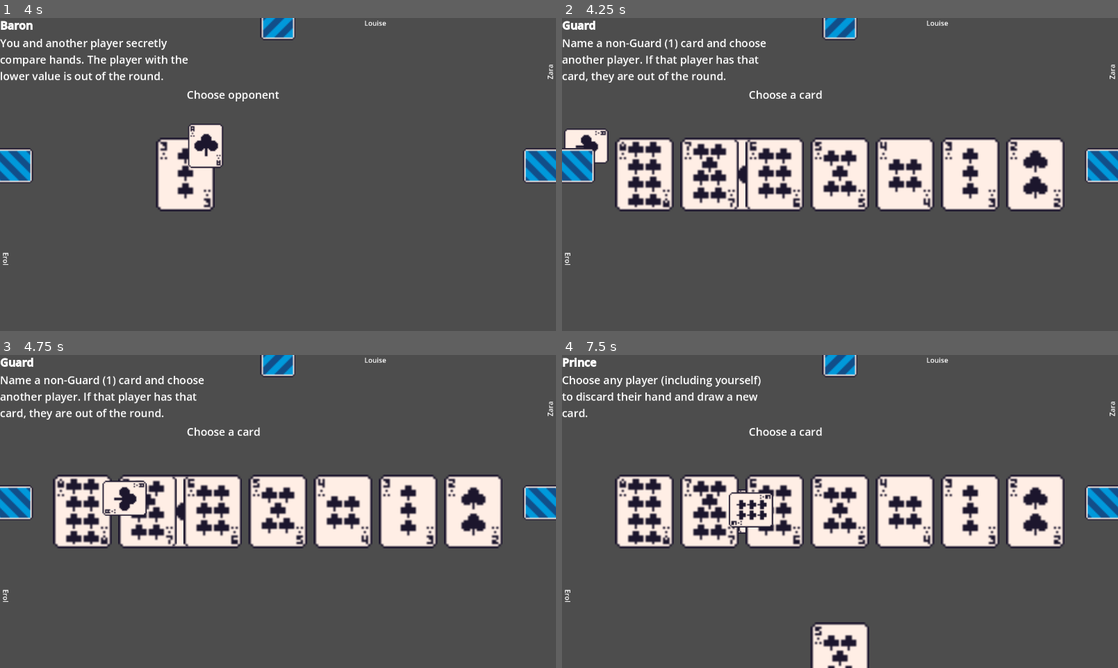
Above: before the commit, frames 1-4 (two rows, left to right).
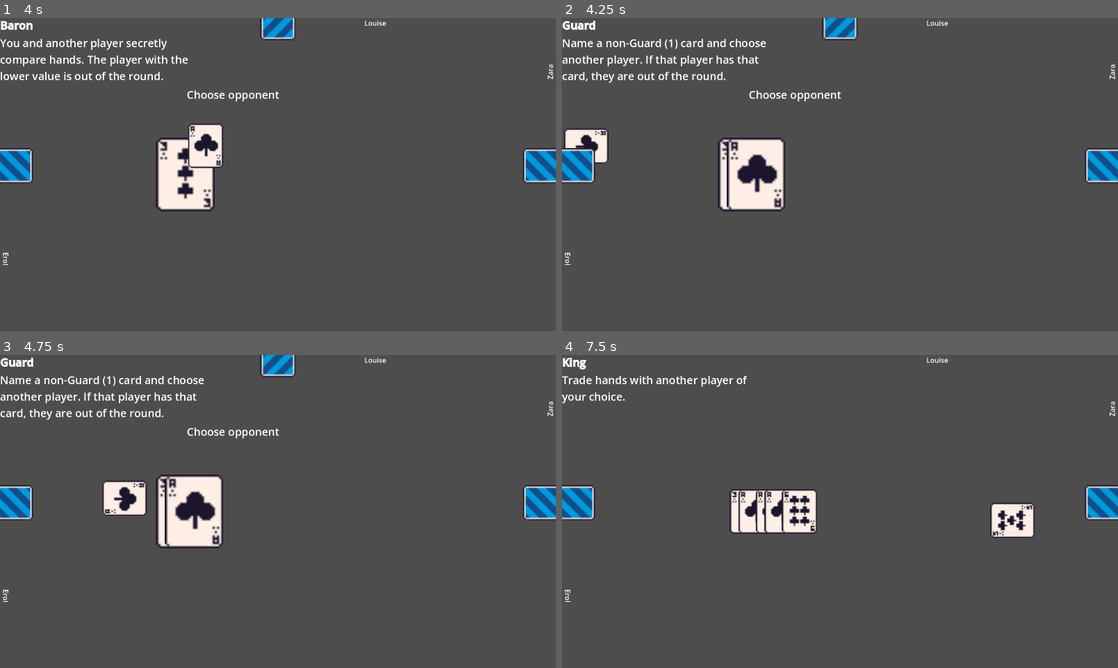
Above: after the commit, the same moments.

Repository: maxnovak/love-letter
Game: Godot game, scene res://Game.tscn
The game is run twice, just before and just after one commit, with the same random seed, the same clock (stepped at 60 frames per second) and the same inputs.
Inputs (mouse positions are in pixels of both pictures, inside the frame that each line leads up to):
- Up to frame 1 (4 s): click "Start Game" at 0.5 s; tap Enter at 1.25 s; move the mouse to (278, 321) at 1.27 s; click (278, 321) at 1.42 s; tap Space at 2 s; move the mouse to (255, 321) at 2.02 s; click (255, 321) at 2.17 s; move the mouse to (278, 321) at 2.77 s; click (278, 321) at 2.92 s; move the mouse to (183, 174) at 3.52 s; click (183, 174) at 3.67 s
- Up to frame 2 (4.25 s): no input
- Up to frame 3 (4.75 s): click (183, 511) at 4.42 s
- Up to frame 4 (7.5 s): move the mouse to (756, 511) at 5.02 s; click (756, 511) at 5.17 s; move the mouse to (773, 511) at 5.77 s; click (773, 511) at 5.92 s; move the mouse to (784, 511) at 6.52 s; click (784, 511) at 6.67 s; move the mouse to (840, 658) at 7.27 s; click (840, 658) at 7.42 s

Frame 1 is identical in both runs. In frame 2, 16% of the frame differs, in the area x 9-91%, y 23-62%; in frame 3, 15%; in frame 4, 20%, in the area x 0-91%, y 0-100%.
Error before the commit: Attempt to call function '_get_card' in base 'null instance' on a null instance. (res://Table.gd:277)
Error after the commit: Attempt to call function '_get_card' in base 'null instance' on a null instance. (res://Table.gd:279)

Commit message:
Makes gaurd only display options for player
Opponents now select cards randomly

Diff:
--- a/Table.gd
+++ b/Table.gd
@@ -256,23 +256,25 @@
 			choice.setup(card, true, true)
 			cardsToDisplay[card] = choice
 		var opponent
-		if player == $PlayersHand:
-			$HUD.show_instruction("Choose opponent")
-			opponent = await chooseOpponent
+		var cardToGuess
+		if player == $PlayersHand:
+			$HUD.show_instruction("Choose opponent")
+			opponent = await chooseOpponent
+			var v = cardsToDisplay.size()/2
+			var placement = range(-v, v+1)
+			var i = 0
+			for card in cardsToDisplay.values():
+				card.position = Vector2(placement[i]*150, 0)
+				card.scale = Vector2(5,5)
+				card.clicked_card.connect(on_guard_select)
+				$GuardDisplay.add_child(card)
+				i += 1
+			$HUD.show_instruction("Choose a card")
+			cardToGuess = await chooseCard
 		else:
 			opponent = getRandomOpponent(player)
-		var v = cardsToDisplay.size()/2
-		var placement = range(-v, v+1)
-		var i = 0
-		for card in cardsToDisplay.values():
-			card.position = Vector2(placement[i]*150, 0)
-			card.scale = Vector2(5,5)
-			card.clicked_card.connect(on_guard_select)
-			$GuardDisplay.add_child(card)
-			i += 1
-		var cardToGuess
-		$HUD.show_instruction("Choose a card")
-		cardToGuess = await chooseCard
+			cardToGuess = getRandomCard(cardsToDisplay.keys())
+
 		var opponentsCard = opponent.find_child("Card*", true, false)
 		if cardToGuess == opponentsCard._get_card():
 			opponentsCard._set_visible(true)
@@ -287,3 +289,7 @@
 	var opponents = turnOrder.filter(func(opp): return opp != player)
 	opponents.shuffle()
 	return opponents[0]
+
+func getRandomCard(cards):
+	cards.shuffle()
+	return cards[0]
